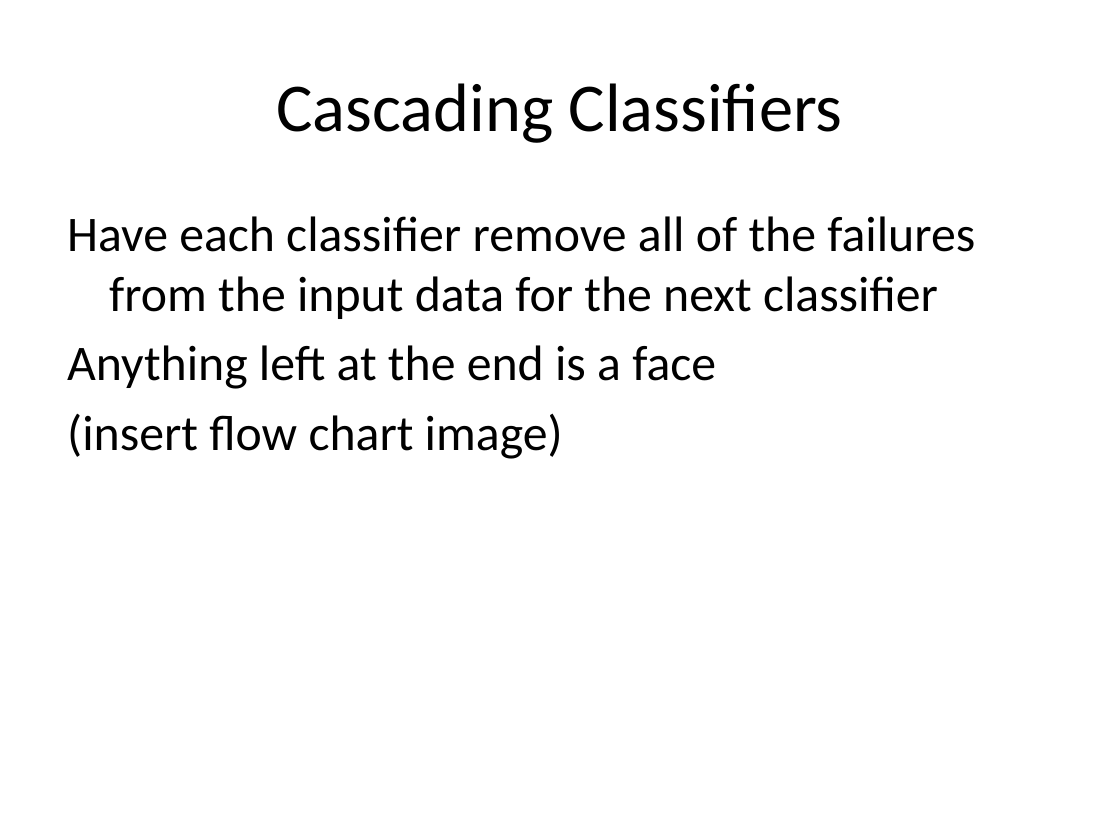
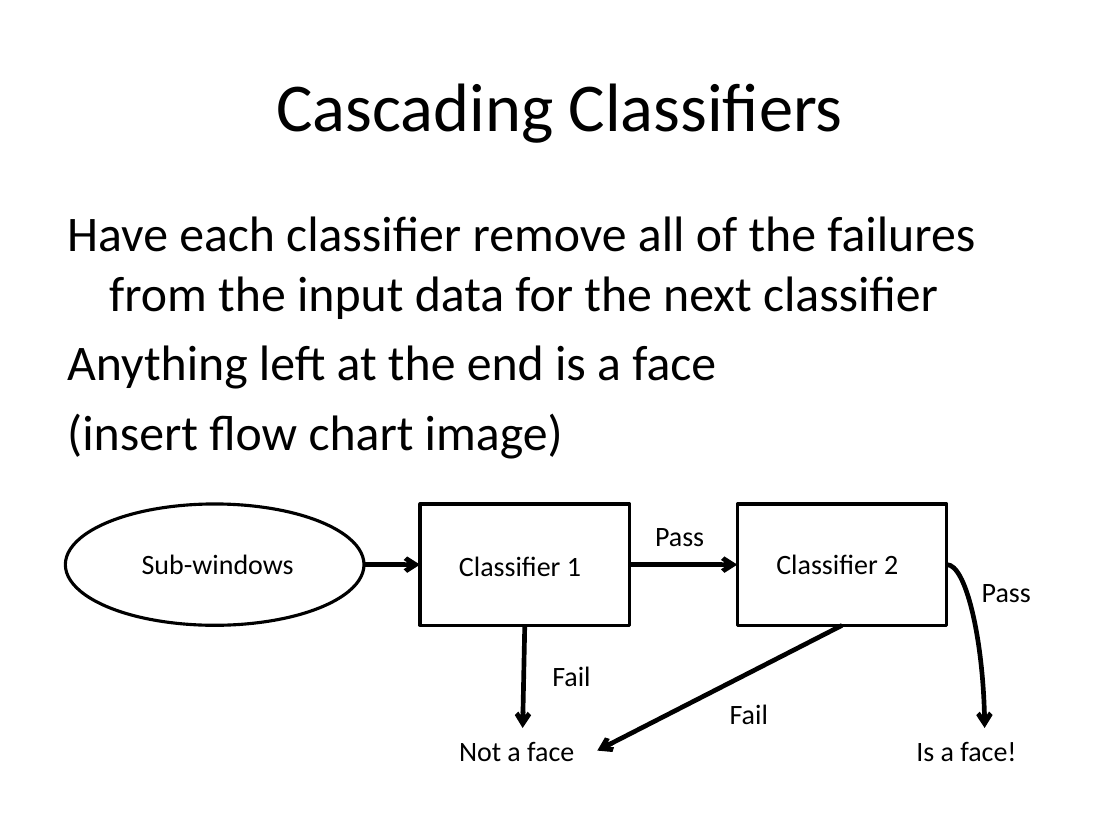
Before and after one commit to phil-monroe/EEC-277---GPU-Face-Detect, a slide deck: slide 5 of presentation/Face Detection on the GPU.pptx. Drawn at 1120x840 pixels with LibreOffice and Linux fonts; fonts in the diff are those of the drawing. Boxes give left, top, right and bottom in pixels: in the first picture for what was removed or moved away, otherwise in the second. Text is boxed around its words. In the diff, an @@ line names an element or a change of style, - is before the commit and + after.

```diff
--- a/presentation/Face Detection on the GPU.pptx
+++ b/presentation/Face Detection on the GPU.pptx
@@ ellipse added at [65,504,364,625], fill #FFFFFF, outline #000000 2 pt @@
@@ rectangle added at [420,504,629,625], fill #FFFFFF, outline #000000 2 pt @@
@@ rectangle added at [737,504,946,625], fill #FFFFFF, outline #000000 2 pt @@
@@ text added at [655,528,704,547], 18 pt, text #000000 @@
+Pass
@@ text added at [142,554,294,575], 18 pt, text #000000 @@
+Sub-windows
@@ arrow added from (364, 564) to (420, 564), #000000 3 pt @@
@@ text added at [459,556,581,577], 18 pt, text #000000 @@
+Classifier 1
@@ arrow added from (629, 564) to (737, 564), #000000 3 pt @@
@@ text added at [776,554,898,575], 18 pt, text #000000 @@
+Classifier 2
@@ curved arrow added from (946, 564) to (984, 728), #000000 3 pt @@
@@ text added at [982,584,1031,603], 18 pt, text #000000 @@
+Pass
@@ arrow added from (525, 625) to (523, 728), #000000 3 pt @@
@@ arrow added from (842, 625) to (597, 750), #000000 3 pt @@
@@ text added at [552,666,590,687], 18 pt, text #000000 @@
+Fail
@@ text added at [730,704,768,725], 18 pt, text #000000 @@
+Fail
@@ text added at [459,741,574,762], 18 pt, text #000000 @@
+Not a face
@@ text added at [916,742,1016,762], 18 pt, text #000000 @@
+Is a face!
```
Also in this commit, not shown: 2 other slides changed.
